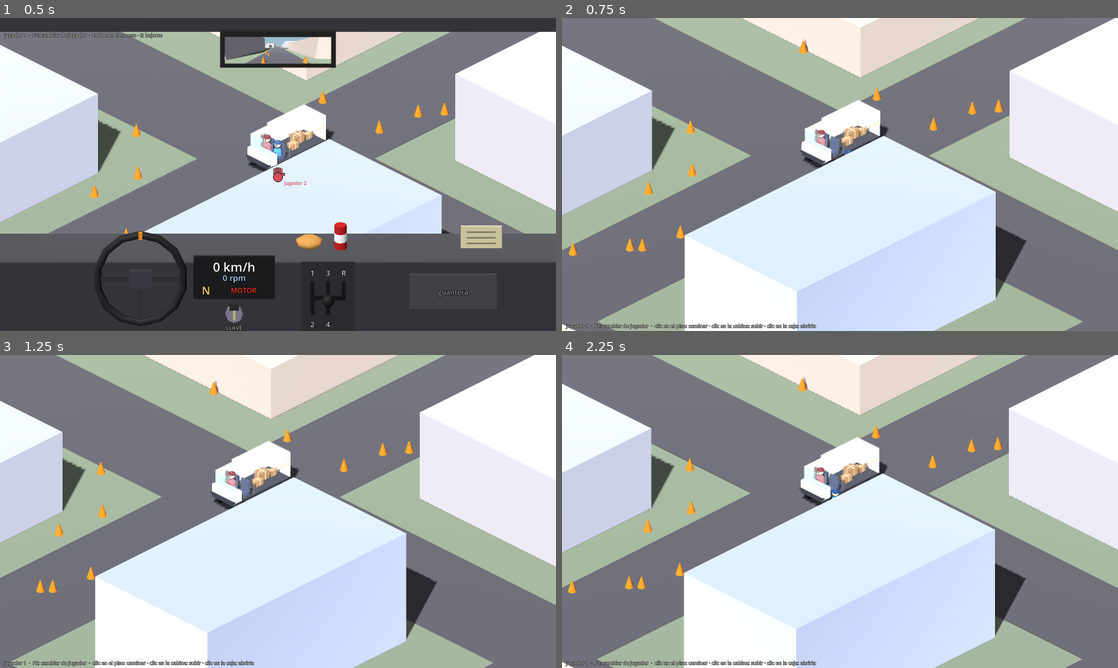
Above: before the commit, frames 1-4 (two rows, left to right).
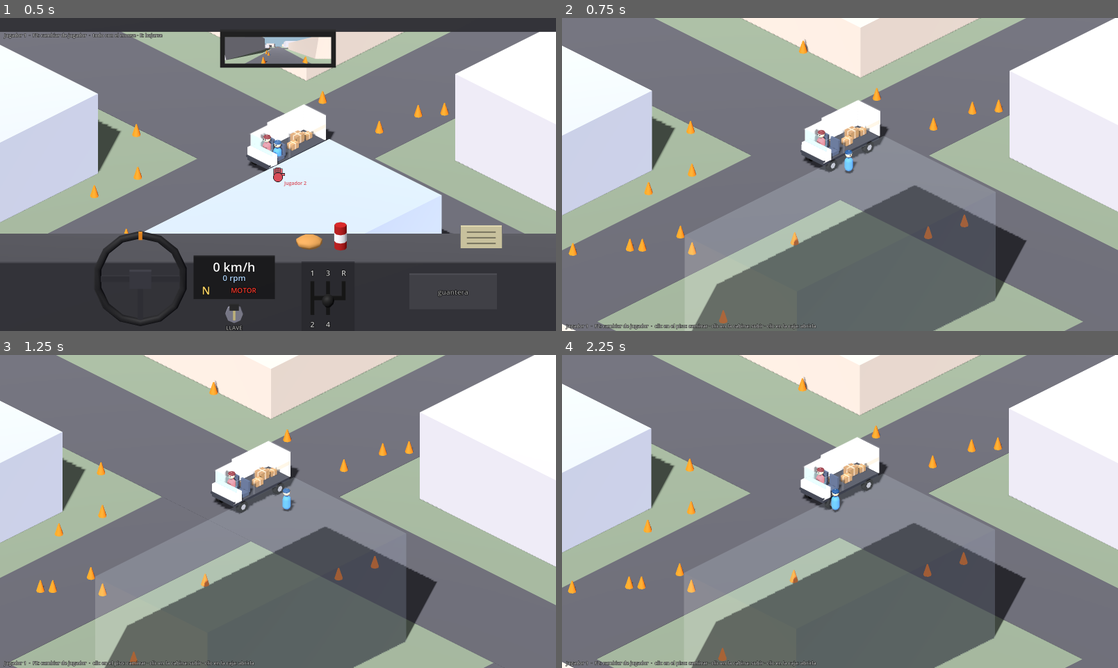
Above: after the commit, the same moments.

Repository: marcolatellafrias/furgon
Game: Godot game, scene res://game/world/sandbox.tscn
The game is run twice, just before and just after one commit, with the same random seed, the same clock (stepped at 60 frames per second) and the same inputs.
Inputs (mouse positions are in pixels of both pictures, inside the frame that each line leads up to):
- Up to frame 1 (0.5 s): no input
- Up to frame 2 (0.75 s): tap Enter at 0.5 s; move the mouse to (962, 158) at 0.52 s; tap E at 0.6 s; click (962, 158) at 0.67 s
- Up to frame 3 (1.25 s): no input
- Up to frame 4 (2.25 s): drag from (728, 527) to (812, 574) at 1.27 s; move the mouse to (895, 442) at 2.02 s; tap E at 2.1 s; click (895, 442) at 2.17 s

Frame 1 is identical in both runs. In frame 2, 27% of the frame differs, in the area x 22-78%, y 37-100%; in frame 3, 26%; in frame 4, 27%.

Commit message:
Edificios que tapan al personaje se vuelven transparentes
OcclusionFader tira rayos desde la cámara hacia tu personaje y desvanece
todo lo marcado como desvanecible que quede en el medio.

Co-Authored-By: Claude Opus 5.5 <noreply@anthropic.com>

Diff:
--- /dev/null
+++ b/game/world/occlusion_fader.gd
@@ -0,0 +1,64 @@
+class_name OcclusionFader
+extends Node
+## Regla: tu personaje siempre se ve. Cada cuadro tira rayos desde la cámara hacia unos
+## puntos (tu personaje) y todo lo "desvanecible" que quede en el medio se vuelve transparente.
+## Para que algo se pueda desvanecer: OcclusionFader.make_fadeable(cuerpo, malla).
+
+const META := "fade_mesh"
+
+@export var faded_alpha := 0.18
+@export var fade_speed := 6.0
+
+var camera: Camera3D
+var targets: Callable          ## () -> Array[Vector3]
+
+var _alpha := {}               # MeshInstance3D -> alpha actual
+
+## Marca un cuerpo con colisión como desvanecible: si tapa al personaje, su malla se vuelve transparente.
+static func make_fadeable(body: CollisionObject3D, mesh: MeshInstance3D) -> void:
+	body.set_meta(META, mesh)
+
+func _physics_process(delta: float) -> void:
+	if camera == null or not targets.is_valid():
+		return
+	var blocking := {}
+	var space := camera.get_world_3d().direct_space_state
+	var to_cam := camera.global_basis.z   # cámara ortográfica: misma dirección para todos los rayos
+	for t: Vector3 in targets.call():
+		var exclude: Array[RID] = []
+		for i in 6:   # puede haber varias cosas en el medio
+			var q := PhysicsRayQueryParameters3D.create(t + to_cam * 200.0, t, 1)
+			q.exclude = exclude
+			var hit := space.intersect_ray(q)
+			if hit.is_empty():
+				break
+			var col: Object = hit.collider
+			exclude.append(hit.rid)
+			if col.has_meta(META):
+				blocking[col.get_meta(META)] = true
+
+	for m in blocking:
+		if not _alpha.has(m):
+			_alpha[m] = 1.0
+	for m: MeshInstance3D in _alpha.keys():
+		if not is_instance_valid(m):
+			_alpha.erase(m)
+			continue
+		var target := faded_alpha if blocking.has(m) else 1.0
+		var a := move_toward(_alpha[m], target, fade_speed * delta)
+		_alpha[m] = a
+		var mat := m.material_override as StandardMaterial3D
+		if mat:
+			mat.albedo_color.a = a
+			mat.transparency = BaseMaterial3D.TRANSPARENCY_DISABLED if a >= 1.0 \
+				else BaseMaterial3D.TRANSPARENCY_ALPHA_DEPTH_PRE_PASS
+		if a >= 1.0 and not blocking.has(m):
+			_alpha.erase(m)
+
+## Cuántas cosas están desvanecidas ahora (para pruebas).
+func faded_count() -> int:
+	var n := 0
+	for m in _alpha:
+		if _alpha[m] < 0.5:
+			n += 1
+	return n
--- a/game/world/sandbox.gd
+++ b/game/world/sandbox.gd
@@ -7,6 +7,7 @@
 var van: Van
 var cabin: CabinOverlay
 var desktop: Desktop
+var fader: OcclusionFader
 
 func _ready() -> void:
 	randomize()
@@ -22,6 +23,14 @@
 	add_child(desktop)
 	desktop.setup(van, $IsoCamera, self)
 	cabin = desktop.cabin
+
+	# Lo que tape a tu personaje se vuelve transparente.
+	fader = OcclusionFader.new()
+	fader.camera = $IsoCamera
+	fader.targets = func() -> Array:
+		var p := desktop.local.character.global_position
+		return [p + Vector3.UP * 0.3, p + Vector3.UP * 1.4]
+	add_child(fader)
 
 	if "--selftest" in OS.get_cmdline_user_args():
 		_selftest()
@@ -72,6 +81,7 @@
 	m.material_override = mat
 	n.add_child(m)
 	if collide:
+		OcclusionFader.make_fadeable(n as StaticBody3D, m)
 		var col := CollisionShape3D.new()
 		var shape := BoxShape3D.new()
 		shape.size = size
@@ -229,7 +239,7 @@
 		await _wait(0.2)
 		if p1.space == "cargo":
 			break
-	print("[selftest] J1 espacio='%s'  masa van=%.0f kg" % [p1.space, van.mass])
+	print("[selftest] J1 espacio='%s'  masa van=%.0f kg ; edificios desvanecidos: %d" % [p1.space, van.mass, fader.faded_count()])
 
 	# 4a) Soltar un paquete encima de otro (lugar inválido) → vuelve a su lugar
 	var bed := desktop.cargo.surface
Not shown, added: game/world/occlusion_fader.gd.uid
Not shown, changed: docs/DISEÑO.md
